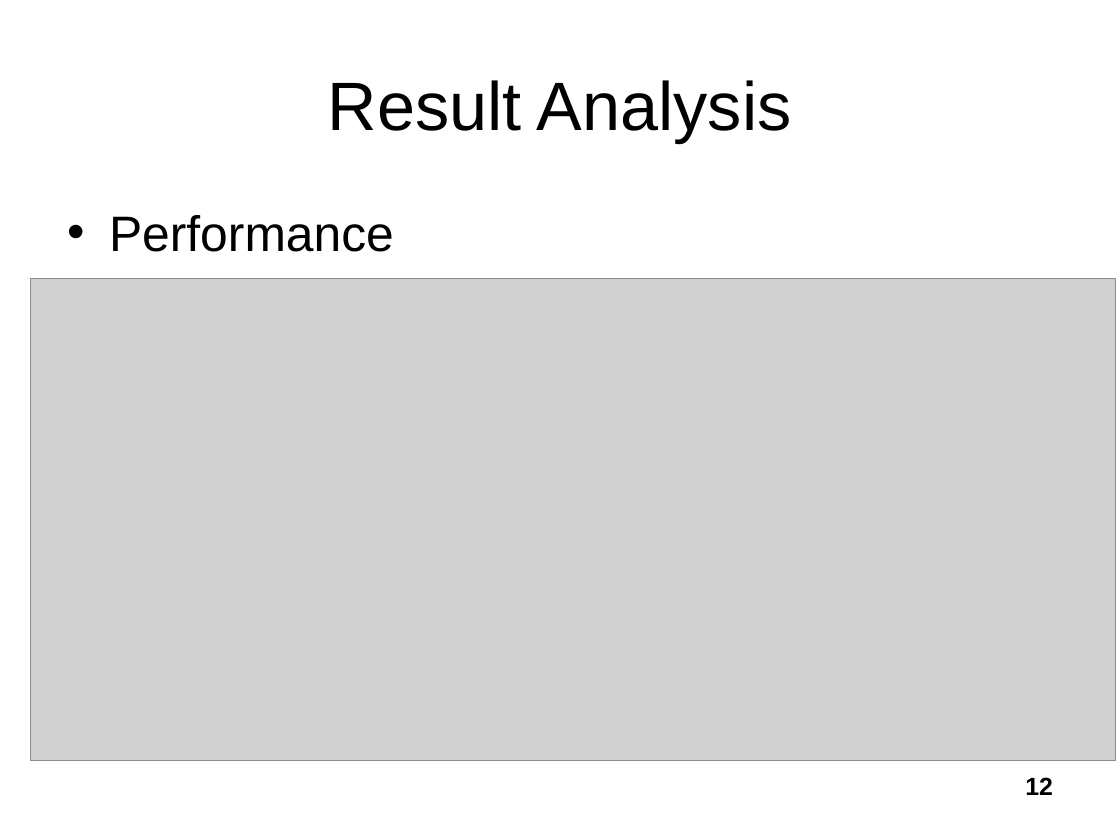
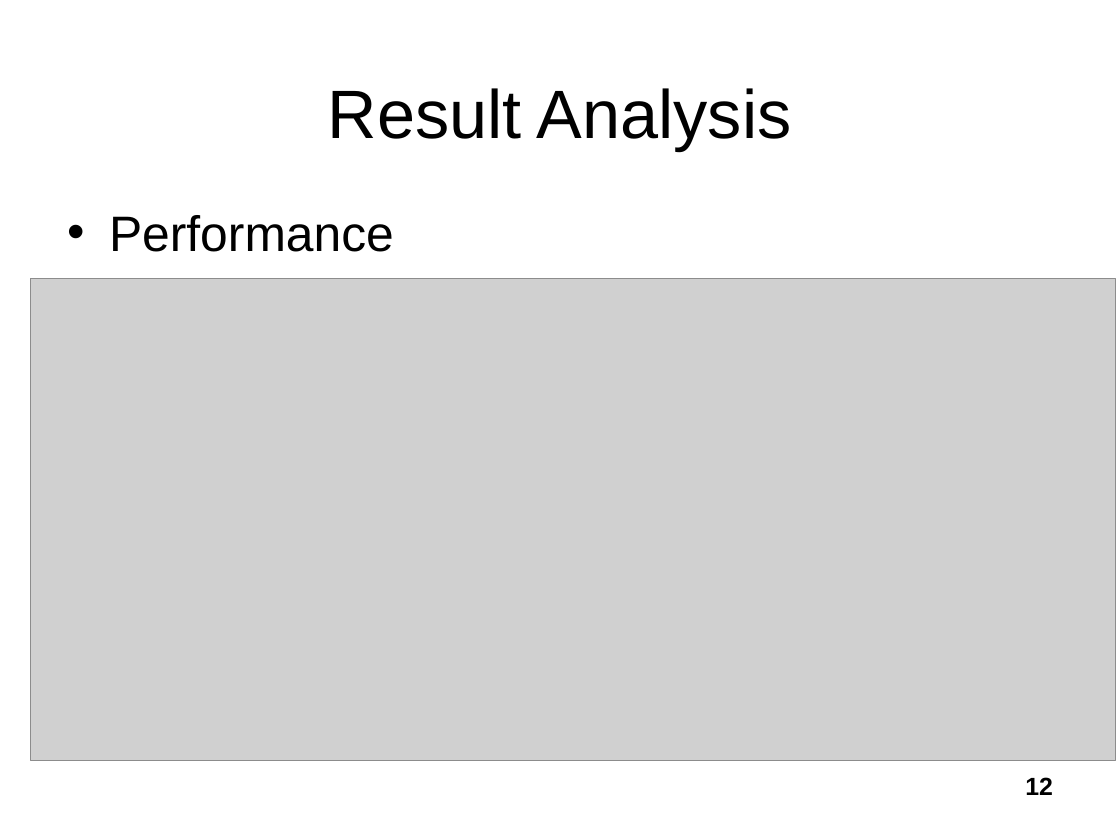
Before and after one commit to tallshort/nlpcourse, a slide deck: slide 12 of reports/NLP Project 1.ppt. Drawn at 1120x840 pixels with LibreOffice and Linux fonts; fonts in the diff are those of the drawing; grey boxes stand for pictures. Boxes give left, top, right and bottom in pixels: in the first picture for what was removed or moved away, otherwise in the second. Text is boxed around its words. In the diff, an @@ line names an element or a change of style, - is before the commit and + after.

```diff
--- a/reports/NLP Project 1.ppt
+++ b/reports/NLP Project 1.ppt
@@ title "Result Analysis" moved from (x1=328, y1=80, x2=792, y2=143) to (x1=328, y1=88, x2=792, y2=150) @@
```
Also in this commit, not shown: 1 other slide changed, 1 other file.
